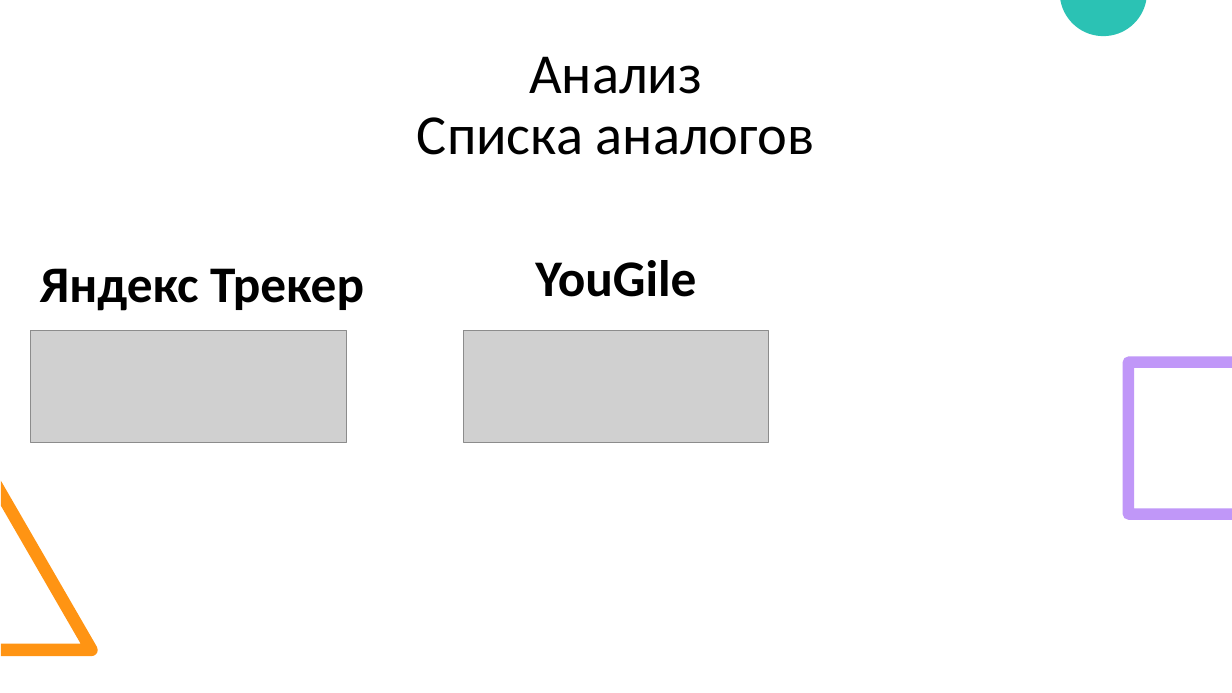
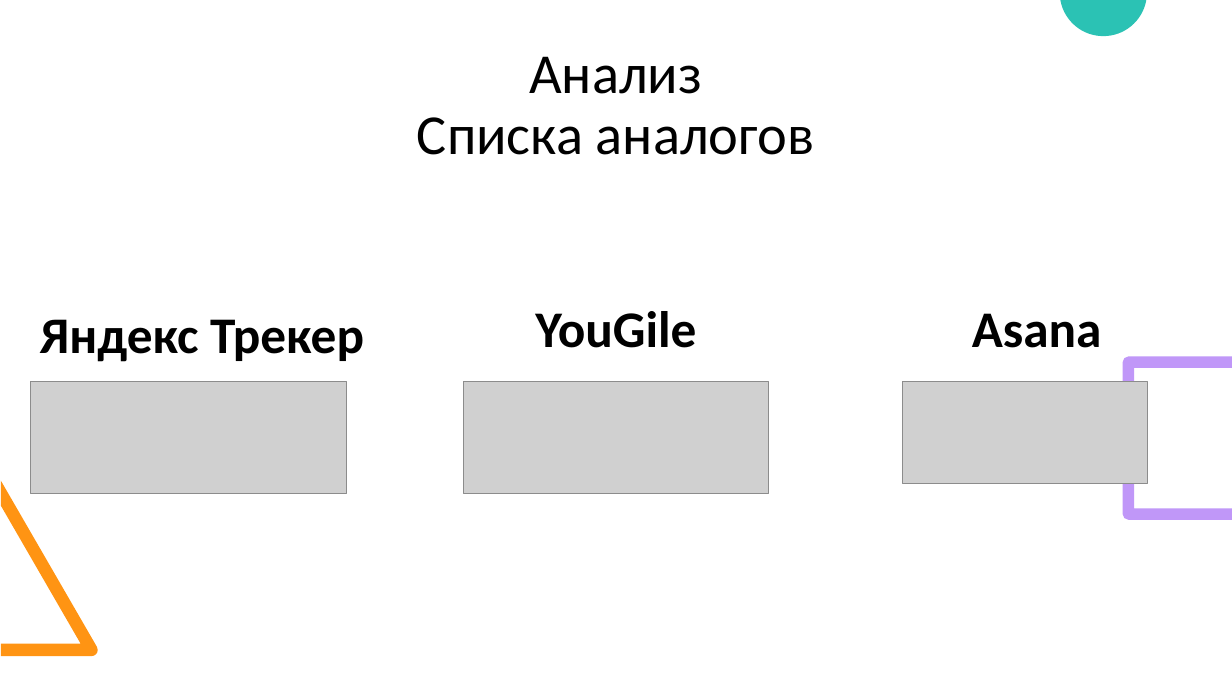
Before and after one commit to r0mbaa/Kanban-Board, a slide deck: slide 4 of Paperwork/РПС_Презентация_к_проекту.pptx. Drawn at 1232x693 pixels with LibreOffice and Linux fonts; fonts in the diff are those of the drawing; grey boxes stand for pictures. Boxes give left, top, right and bottom in pixels: in the first picture for what was removed or moved away, otherwise in the second. Text is boxed around its words. In the diff, an @@ line names an element or a change of style, - is before the commit and + after.

```diff
--- a/Paperwork/РПС_Презентация_к_проекту.pptx
+++ b/Paperwork/РПС_Презентация_к_проекту.pptx
@@ 2 pictures, 2 texts: place and size @@
-2 pictures, 2 texts at (30, 260, 769, 443)
+2 pictures, 2 texts at (30, 311, 769, 494)
@@ text added at (972, 313, 1102, 348), 40 pt, text #000000, bold @@
+Asana
@@ picture added at (903, 382, 1148, 483) @@
```
Also in this commit, not shown: 2 other slides changed, 4 slides added, 4 slides removed.
